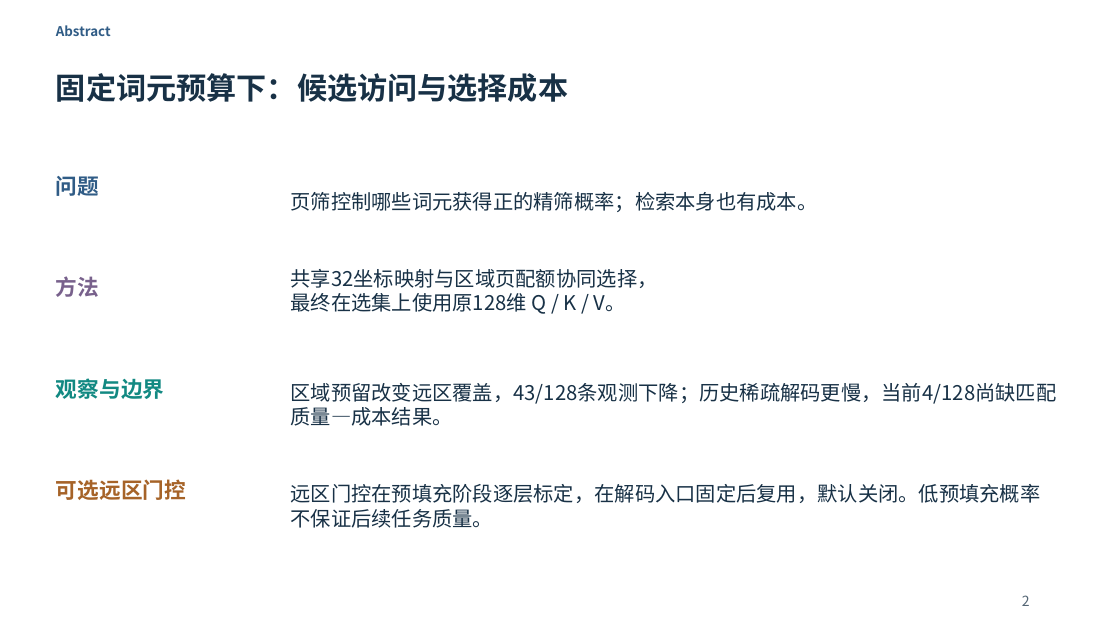
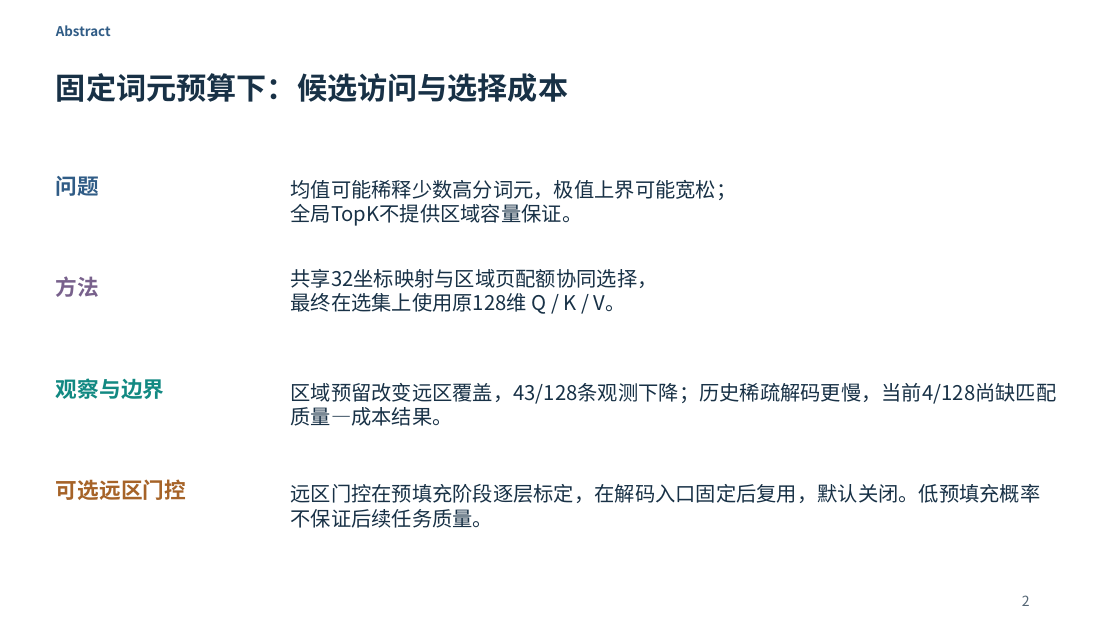
Before and after one commit to Chosen-David/two-level-attention, a slide deck: slide 2 of agent_doc/advice/dac_manuscript/presentation/TwoLevel_UserEdited_20261014.pptx. Drawn at 1120x630 pixels with LibreOffice and Linux fonts; fonts in the diff are those of the drawing. Boxes give left, top, right and bottom in pixels: in the first picture for what was removed or moved away, otherwise in the second. Text is boxed around its words. In the diff, an @@ line names an element or a change of style, - is before the commit and + after.

```diff
--- a/agent_doc/advice/dac_manuscript/presentation/TwoLevel_UserEdited_20261014.pptx
+++ b/agent_doc/advice/dac_manuscript/presentation/TwoLevel_UserEdited_20261014.pptx
@@ text at (x1=290, y1=180, x2=736, y2=226): text changed @@
-页筛控制哪些词元获得正的精筛概率；检索本身也有成本。
+均值可能稀释少数高分词元，极值上界可能宽松；
+全局TopK不提供区域容量保证。
```
Also in this commit, not shown: 1 other slide changed, 9 other files.
